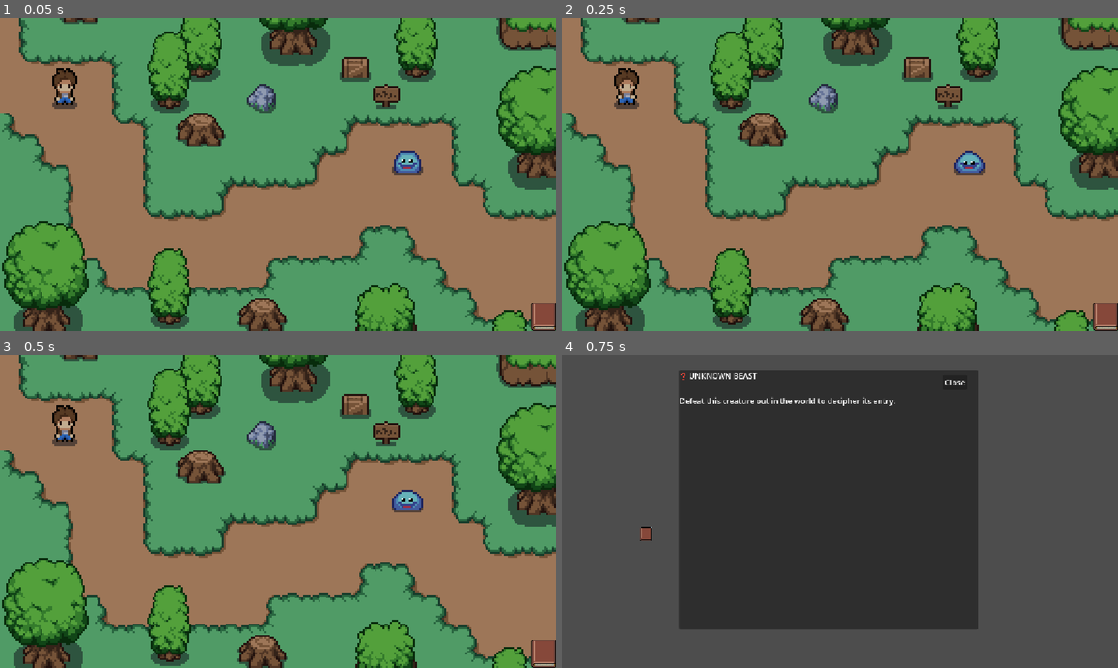
Above: before the commit, frames 1-4 (two rows, left to right).
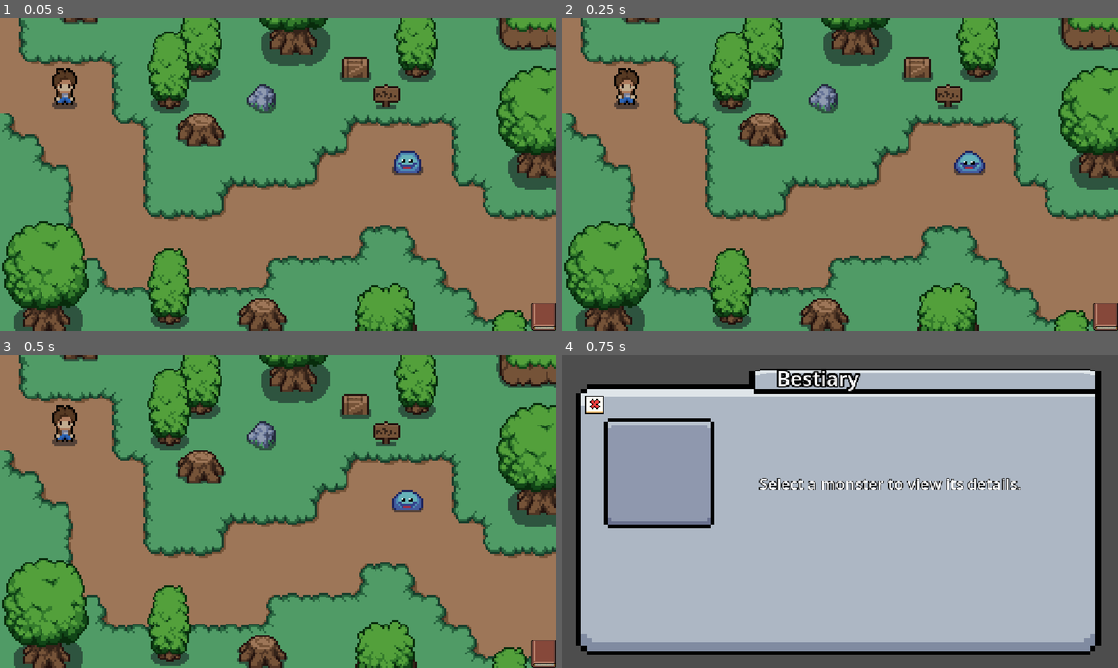
Above: after the commit, the same moments.

Repository: ZYR0PH4G3/Ruins-Of-Gaia
Game: Godot game, scene res://scenes/world.tscn
Same seed, same stepped clock (60 frames per second), same inputs: the game is played once before the commit and once after it.
Inputs (mouse positions are in pixels of both pictures, inside the frame that each line leads up to):
- Up to frame 1 (0.05 s): no input
- Up to frame 2 (0.25 s): no input
- Up to frame 3 (0.5 s): no input
- Up to frame 4 (0.75 s): tap Enter at 0.5 s; move the mouse to (1106, 652) at 0.52 s; hold D (move_right) from 0.53 s (still down); click (1106, 652) at 0.6 s

Frames 1-3 are identical in both runs. In frame 4, 85% of the frame differs, in the area x 2-97%, y 4-96%.

Commit message:
almost finished with beastiary although it doesn't work just yet

Diff:
--- a/ruins-of-gaia/bestiary.gd
+++ /dev/null
@@ -1,30 +0,0 @@
-extends Control
-
-@onready var slime_label: Label = $Panel/ScrollContainer/VBoxContainer/Slimelabel
-
-func _ready() -> void:
-	# Update label visual state immediately
-	update_bestiary_ui()
-
-func update_bestiary_ui() -> void:
-	if Global.bestiary["slime"] == true:
-		slime_label.text = "🟢 SLIME\n\nA bouncy, harmless puddle of fluid. It feels squishy to the touch but contains a dangerous core."
-	else:
-		slime_label.text = "❓ UNKNOWN BEAST\n\nDefeat this creature out in the world to decipher its entry."
-
-# Connect this to your Close/Back Button pressed signal
-func _on_close_pressed() -> void:
-	return_to_game()
-
-# Connect this to your alternative close button if you have one
-func _on_beastiary_closed_pressed() -> void:
-	return_to_game()
-
-func return_to_game():
-	# Check where the player came from and pass them back safely
-	if "world" in Global.current_scene:
-		Global.current_scene = "bestiary" # Tell world.gd we are returning from book
-		get_tree().change_scene_to_file("res://scenes/world.tscn")
-	elif "cliff" in Global.current_scene:
-		Global.current_scene = "bestiary" # Tell cliff_side.gd we are returning from book
-		get_tree().change_scene_to_file("res://scenes/cliff_side.tscn")
--- a/ruins-of-gaia/scenes/beastiary_closed.gd
+++ /dev/null
@@ -1,13 +0,0 @@
-extends TextureButton
-
-
-@export_file("res://scenes/bestiary.tscn") var bestiary_scene_path: String = "res://scenes/bestiary.tscn"
-
-
-
-
-func _on_pressed() -> void:
-	if bestiary_scene_path != "res://scenes/bestiary.tscn":
-		get_tree().change_scene_to_file(bestiary_scene_path)
-	else:
-		print("Error: Bestiary scene path is empty!")
--- a/ruins-of-gaia/scenes/bestiary.tscn
+++ b/ruins-of-gaia/scenes/bestiary.tscn
@@ -1,49 +1,58 @@
 [gd_scene format=3 uid="uid://dfk3teg4cnr2j"]
 
-[ext_resource type="Script" uid="uid://yww3w2txsnwv" path="res://bestiary.gd" id="1_smylb"]
-[ext_resource type="Texture2D" uid="uid://bt51cj5qjnmr0" path="res://art/objects/Beastiary closed.png" id="2_36r6s"]
-[ext_resource type="Script" uid="uid://q7krc5y0tgmf" path="res://scenes/beastiary_closed.gd" id="3_8u4y0"]
+[ext_resource type="Script" uid="uid://bq8fug0ibkgi7" path="res://scripts/bestiary.gd" id="1_j3mqr"]
+[ext_resource type="Texture2D" uid="uid://d2op0r6v88j8b" path="res://art/objects/beastiary_background.png" id="2_2cel7"]
+[ext_resource type="Texture2D" uid="uid://bts51pg71uky6" path="res://art/characters/slime_single.png" id="3_mq4o6"]
+[ext_resource type="Script" uid="uid://dcrlx7gxkkosq" path="res://scripts/close.gd" id="4_ccu45"]
+[ext_resource type="Texture2D" uid="uid://c2ipfe3if56b4" path="res://art/objects/UI_Flat_ButtonCross01a-export.png" id="5_n57n3"]
 
-[node name="Bestiary" type="Control" unique_id=1562579766]
-layout_mode = 3
-anchors_preset = 0
-script = ExtResource("1_smylb")
+[sub_resource type="RectangleShape2D" id="RectangleShape2D_4mrxx"]
+size = Vector2(16, 16.25)
 
-[node name="Panel" type="Panel" parent="." unique_id=1102543669]
-layout_mode = 0
-offset_left = 243.0
-offset_top = 31.0
-offset_right = 862.0
-offset_bottom = 568.0
+[node name="Bestiary" type="Node2D" unique_id=1800098623]
+script = ExtResource("1_j3mqr")
 
-[node name="ScrollContainer" type="ScrollContainer" parent="Panel" unique_id=2032914876]
-layout_mode = 0
-offset_right = 618.0
-offset_bottom = 538.0
+[node name="Sprite2D" type="Sprite2D" parent="." unique_id=1446036154]
+position = Vector2(572, 353)
+texture = ExtResource("2_2cel7")
 
-[node name="VBoxContainer" type="VBoxContainer" parent="Panel/ScrollContainer" unique_id=1853540333]
-layout_mode = 2
-accessibility_region = true
-alignment = 1
+[node name="RichTextLabel" type="RichTextLabel" parent="." unique_id=1980883048]
+clip_contents = false
+offset_left = 409.0
+offset_top = 244.0
+offset_right = 1056.0
+offset_bottom = 284.0
+theme_override_constants/outline_size = 6
+theme_override_font_sizes/normal_font_size = 32
+text = "A soft and harmless creature"
+scroll_active = false
 
-[node name="Slimelabel" type="Label" parent="Panel/ScrollContainer/VBoxContainer" unique_id=248438246]
-layout_mode = 2
-text = "Slime:"
+[node name="Sprite2D2" type="Sprite2D" parent="." unique_id=343361445]
+position = Vector2(203, 244)
+scale = Vector2(6.750001, 6.8125)
+texture = ExtResource("3_mq4o6")
 
-[node name="Close" type="Button" parent="." unique_id=63459669]
-layout_mode = 0
-offset_left = 789.0
-offset_top = 41.0
-offset_right = 839.0
-offset_bottom = 72.0
-text = "Close"
+[node name="Area2D" type="Area2D" parent="." unique_id=485946813]
+position = Vector2(56, 92)
+script = ExtResource("4_ccu45")
 
-[node name="BeastiaryClosed" type="TextureButton" parent="." unique_id=43862764]
-process_mode = 3
-layout_mode = 0
-offset_left = 141.0
-offset_top = 340.0
-offset_right = 141.0
-offset_bottom = 340.0
-texture_normal = ExtResource("2_36r6s")
-script = ExtResource("3_8u4y0")
+[node name="CollisionShape2D" type="CollisionShape2D" parent="Area2D" unique_id=178967651]
+position = Vector2(9, 7.875)
+shape = SubResource("RectangleShape2D_4mrxx")
+
+[node name="Sprite2D" type="Sprite2D" parent="Area2D" unique_id=1686594264]
+position = Vector2(12, 11)
+scale = Vector2(2.3125, 2.3125)
+texture = ExtResource("5_n57n3")
+
+[node name="RichTextLabel2" type="RichTextLabel" parent="." unique_id=675981151]
+clip_contents = false
+offset_left = 445.0
+offset_top = 18.0
+offset_right = 805.0
+offset_bottom = 58.0
+theme_override_constants/outline_size = 15
+theme_override_font_sizes/normal_font_size = 43
+text = "Bestiary
+"
+scroll_active = false
--- a/ruins-of-gaia/scenes/world.tscn
+++ b/ruins-of-gaia/scenes/world.tscn
@@ -7,7 +7,7 @@
 [ext_resource type="PackedScene" uid="uid://48w8qj20udg8" path="res://scenes/player.tscn" id="4_k0juu"]
 [ext_resource type="PackedScene" uid="uid://dbpbkwncplww5" path="res://scenes/enemy.tscn" id="5_71j4m"]
 [ext_resource type="Texture2D" uid="uid://bt51cj5qjnmr0" path="res://art/objects/Beastiary closed.png" id="7_4mrxx"]
-[ext_resource type="Script" uid="uid://jd3m3c3o1nnh" path="res://scenes/area_2d.gd" id="7_7r4gi"]
+[ext_resource type="Script" uid="uid://jd3m3c3o1nnh" path="res://scripts/beastiary_icon.gd" id="7_7r4gi"]
 
 [sub_resource type="TileSetAtlasSource" id="TileSetAtlasSource_qfnet"]
 texture = ExtResource("1_4wyf3")
--- /dev/null
+++ b/ruins-of-gaia/scripts/bestiary.gd
@@ -0,0 +1,34 @@
+extends Node2D
+
+# References to our visual nodes
+@onready var monster_display: Sprite2D = $Sprite2D2
+@onready var description_label: RichTextLabel = $RichTextLabel
+
+# A Dictionary to hold all your monster data cleanly
+var bestiary_data: Dictionary = {
+	"Slime": {
+		"texture": preload("res://scenes/enemy.tscn"), # Change to your sprite path
+		"description": "[b]SLIME[/b]\n\nA squishy green puddle. Weak to fire, loves jumping around."
+	},
+
+}
+
+func _ready() -> void:
+	# Clear the screen text and image at the start
+	description_label.text = "Select a monster to view its details."
+	monster_display.texture = null
+
+	# Automatically connect all monster buttons inside the container
+	for button in $Area2D.get_children():
+		if button is Area2D:
+			button.input_event.connect(_on_monster_clicked.bind(button.name))
+
+# This function runs whenever a monster's Area2D is clicked
+func _on_monster_clicked(_viewport: Node, event: InputEvent, _shape_idx: int, monster_name: String) -> void:
+	if event is InputEventMouseButton and event.button_index == MOUSE_BUTTON_LEFT and event.pressed:
+		if bestiary_data.has(monster_name):
+			var data = bestiary_data[monster_name]
+			monster_display.texture = data["texture"]
+			description_label.text = data["description"]
+		else:
+			print("Error: No data found for " + monster_name)
--- /dev/null
+++ b/ruins-of-gaia/scripts/close.gd
@@ -0,0 +1,10 @@
+extends Area2D
+
+@export_file("*.tscn") var main_world_path: String = "res://scenes/world.tscn"
+
+func _ready() -> void:
+	self.input_event.connect(_on_back_clicked)
+
+func _on_back_clicked(_viewport: Node, event: InputEvent, _shape_idx: int) -> void:
+	if event is InputEventMouseButton and event.button_index == MOUSE_BUTTON_LEFT and event.pressed:
+		get_tree().change_scene_to_file(main_world_path)
Binary file added: ruins-of-gaia/art/characters/Beastiary_background.aseprite
Binary file added: ruins-of-gaia/art/characters/Beastiary_book.aseprite
Binary file added: ruins-of-gaia/art/characters/slime_single.aseprite
Binary file added: ruins-of-gaia/art/characters/slime_single.png
Not shown, added: ruins-of-gaia/art/characters/slime_single.png.import
Binary file added: ruins-of-gaia/art/objects/UI_Flat_ButtonCross01a-export.png
Not shown, added: ruins-of-gaia/art/objects/UI_Flat_ButtonCross01a-export.png.import
Binary file added: ruins-of-gaia/art/objects/beastiary_background.png
Not shown, added: ruins-of-gaia/art/objects/beastiary_background.png.import
Not shown, removed: ruins-of-gaia/bestiary.gd.uid
Not shown, removed: ruins-of-gaia/scenes/beastiary_closed.gd.uid
Renamed: ruins-of-gaia/scenes/area_2d.gd -> ruins-of-gaia/scripts/beastiary_icon.gd
(and 3 more such lines)
